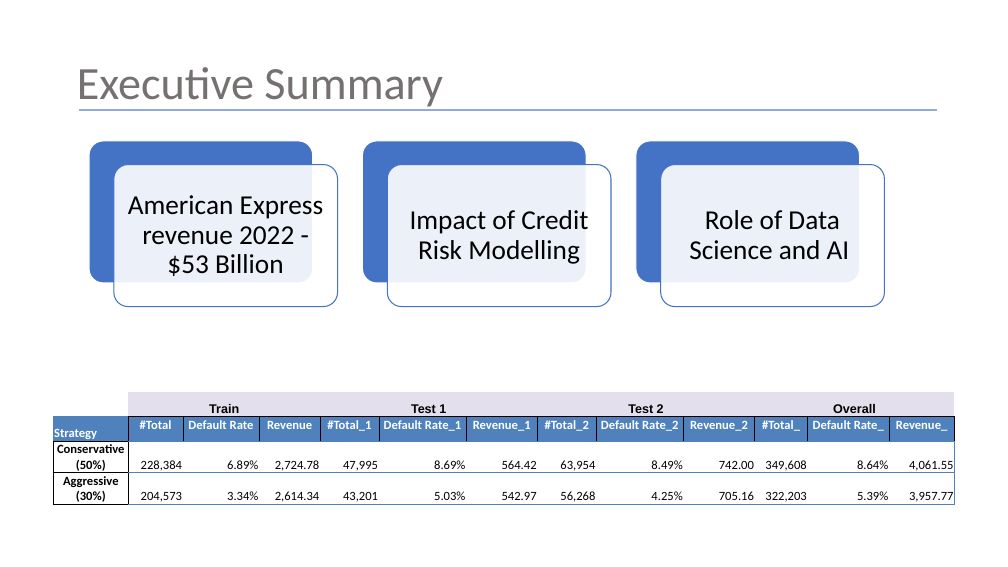
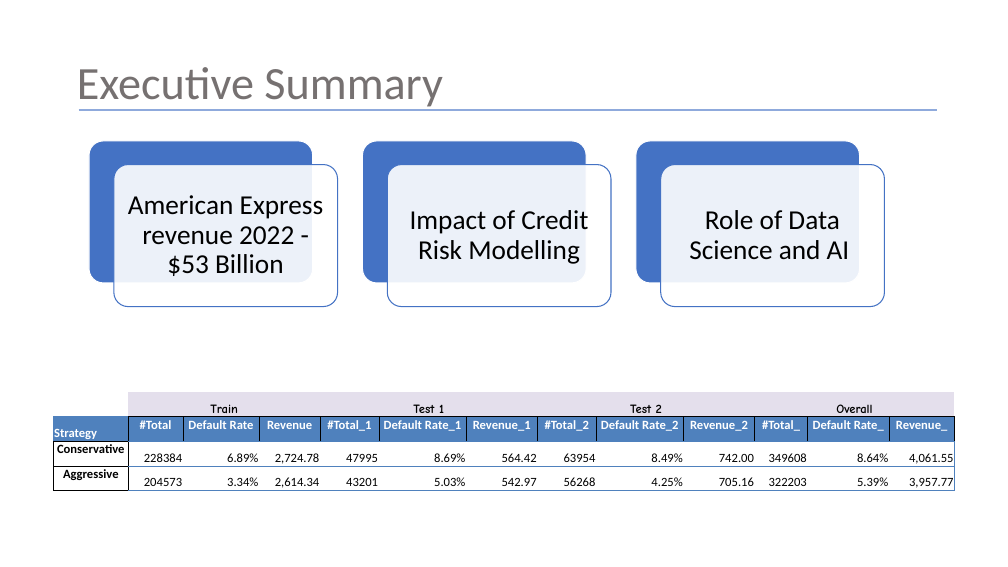
Before and after one commit to Shritej24c/Credit-Default-Pred, a slide deck: slide 2 of Credit Default Risk.pptx. Drawn at 1008x567 pixels with LibreOffice and Linux fonts; fonts in the diff are those of the drawing. Boxes give left, top, right and bottom in pixels: in the first picture for what was removed or moved away, otherwise in the second. Text is boxed around its words. In the diff, an @@ line names an element or a change of style, - is before the commit and + after.

```diff
--- a/Credit Default Risk.pptx
+++ b/Credit Default Risk.pptx
@@ table at [54,392,956,492] @@
-row 3: Conservative / (50%) | 228,384 | 6.89% | 2,724.78 | 47,995 | 8.69% | 564.42 | 63,954 | 8.49% | 742.00 | 349,608 | 8.64% | 4,061.55
+row 3: Conservative | 228384 | 6.89% | 2,724.78 | 47995 | 8.69% | 564.42 | 63954 | 8.49% | 742.00 | 349608 | 8.64% | 4,061.55
-row 4: Aggressive / (30%) | 204,573 | 3.34% | 2,614.34 | 43,201 | 5.03% | 542.97 | 56,268 | 4.25% | 705.16 | 322,203 | 5.39% | 3,957.77
+row 4: Aggressive | 204573 | 3.34% | 2,614.34 | 43201 | 5.03% | 542.97 | 56268 | 4.25% | 705.16 | 322203 | 5.39% | 3,957.77
@@ font Arial to Comic Neue in "Train", "Test 1", "Test 2", "Overall" @@
```
Also in this commit, not shown: 8 other slides changed.
